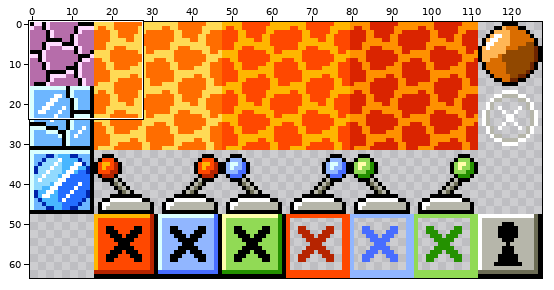
Sprite sheet, stored at dev/bitmaps/tileset.png. The picture above shows the old version from afar; the outline marks the close-up.
Close-up. Earlier state:
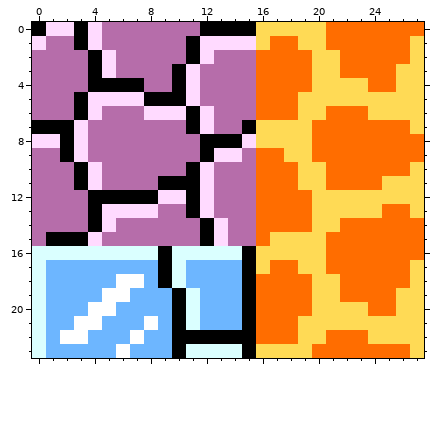
The file is 128x64 pixels. Shown: x 0..27, y 0..23.
Once edited:
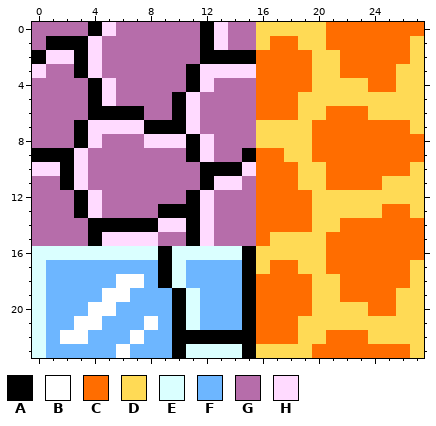
Palette (. is transparent): A #000000  B #ffffff  C #ff6d00  D #ffda55  E #daffff  F #6db6ff  G #b66daa  H #ffdaff
What changed:
Changed rows in their new state; - is an unchanged pixel.
first column x 0:
 0 GGGGAH-------HGG
 1 GAA--------GA-GG
 2 AHHAHG-----GAAAA
 3 H--AHG----GAHHHH
 4 -----HGG--GAH---
 5 ---GA-GGGG------
 6 ---GAAAAGGAHG---
 7 GGGAHHHHAAAHG--G
 8 GGGAH---HHHAHGGG
 9 AA---------AHGGA
10 HHAHG------GAAAH
11 --AHG----GGGAHH-
12 ---AHGGGGGG-----
13 ---AHGGGGAA-----
14 -----AAAAHHAHG--
15 -GGGAHHHH--AHG--
Boxes around the changes in both close-ups, in picture pixels (x1, y1, x2, y2):
changed: (32, 22, 256, 246)
